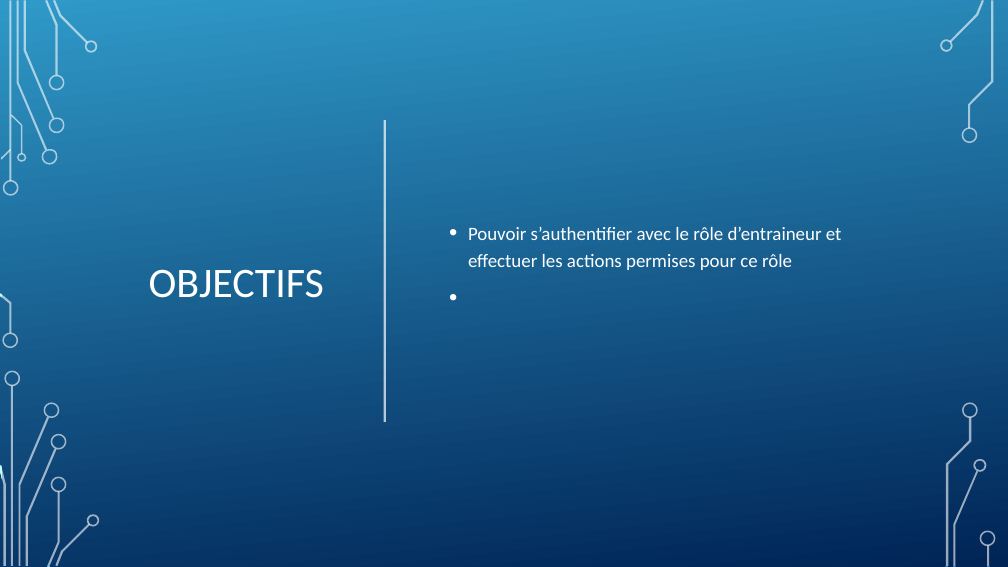
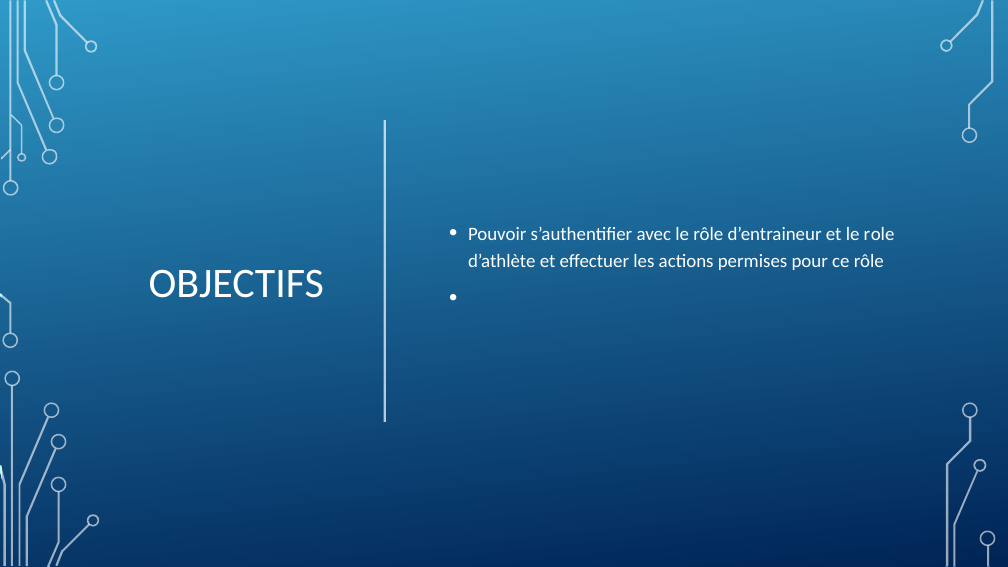
Before and after one commit to DFC-Informatique-Cegep-de-Sainte-Foy/GestionEquipesSportives, a slide deck: slide 3 of Documentation/Revue 3/Presentation_Revue_3.pptx. Drawn at 1008x567 pixels with LibreOffice and Linux fonts; fonts in the diff are those of the drawing; background and template pictures are left out. Boxes give left, top, right and bottom in pixels: in the first picture for what was removed or moved away, otherwise in the second. Text is boxed around its words. In the diff, an @@ line names an element or a change of style, - is before the commit and + after.

Commit message:
update ppt

```diff
--- a/Documentation/Revue 3/Presentation_Revue_3.pptx
+++ b/Documentation/Revue 3/Presentation_Revue_3.pptx
@@ text at (468,227,895,270): text changed @@
-• Pouvoir s’authentifier avec le rôle d’entraineur et effectuer les actions permises pour ce rôle
+• Pouvoir s’authentifier avec le rôle d’entraineur et le role d’athlète et effectuer les actions permises pour ce rôle
```
Also in this commit, not shown: 2 other slides changed, 4 slides added, 2 slides removed.
